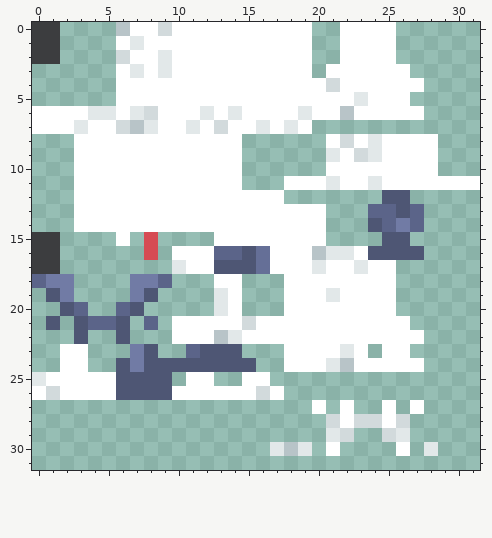
Pixel-art sprite, stored at assets/cobblemon/textures/pokemon/plushies/absol/absol_plushie_mega.png. That is the earlier state.
The file is 32x32 pixels.
The same view after the edit:
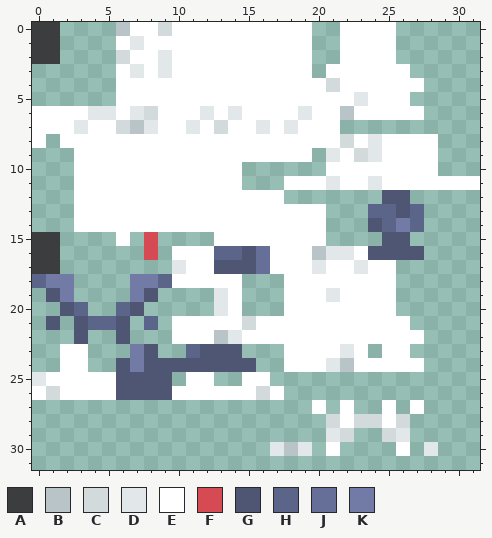
Palette (. is transparent): A #3c3d3f  B #b8c4c8  C #d2dadc  D #e2e8e9  E #ffffff  F #d64b53  G #4e5674  H #5b6489  J #656f97  K #717ba5
The edit:
y 7: x 20..21 .. -> EE
y 8: x 0 . -> E; x 2 . -> E; x 15..20 ...... -> EEEEEE
y 9: x 15..19 ..... -> EEEEE
y 18: x 10..12 ... -> EEE
